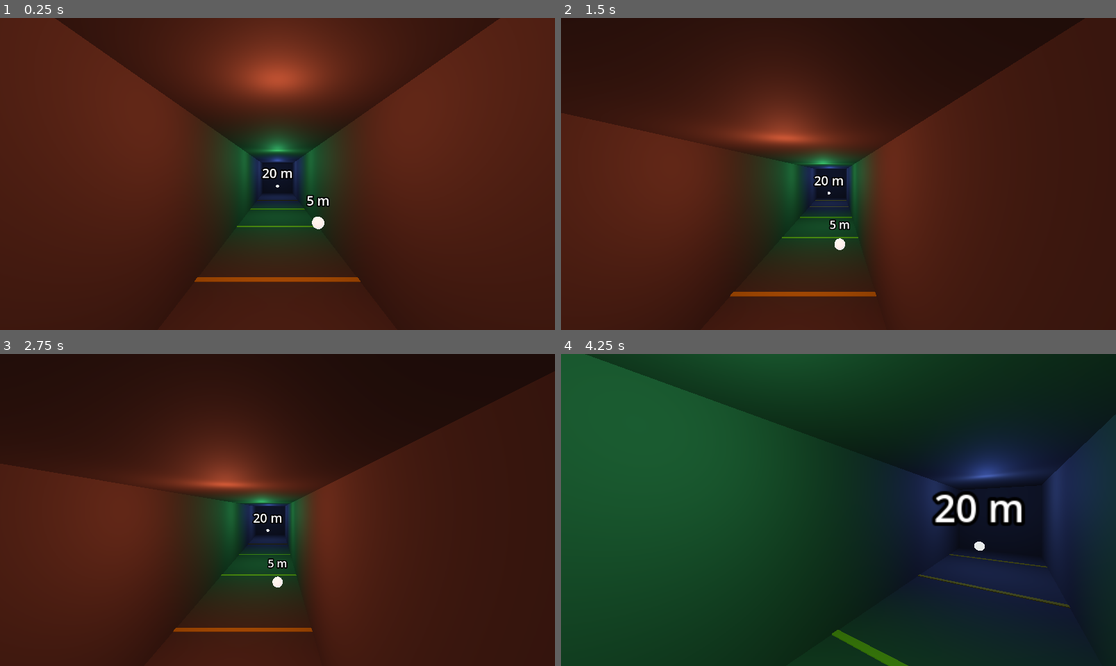
Above: before the commit, frames 1-4 (two rows, left to right).
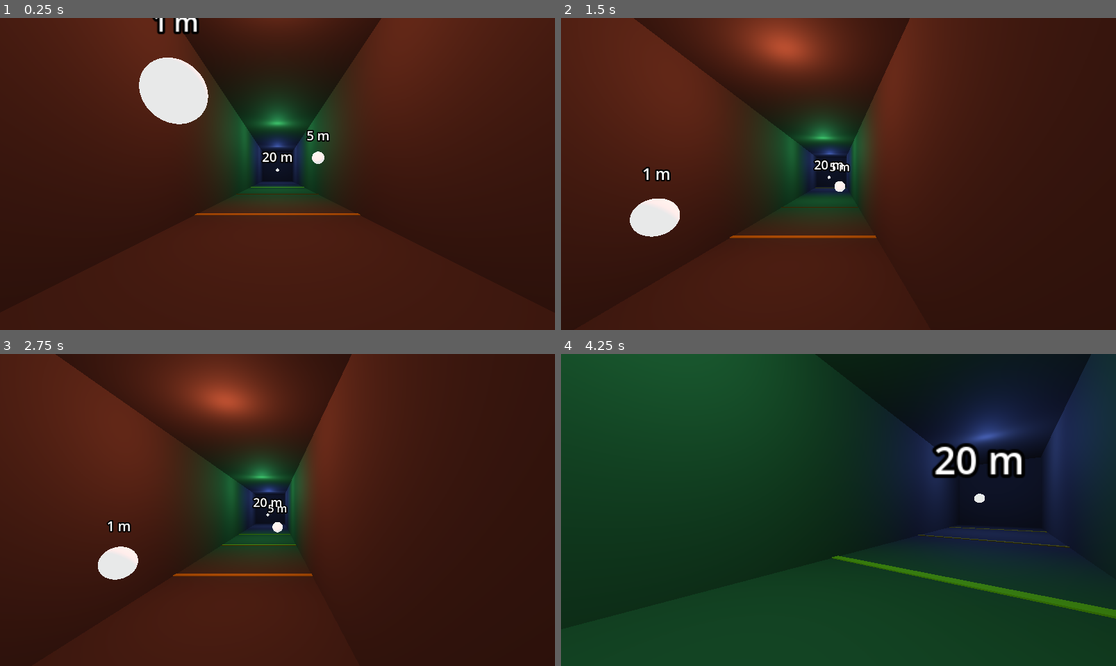
Above: after the commit, the same moments.

Repository: noless-zz/meltdown
Game: Godot game, scene res://main.tscn
Two runs of this game, one before a commit and one after it. Both use one fixed random seed, a clock stepped at 60 frames per second and the inputs below.
Inputs (mouse positions are in pixels of both pictures, inside the frame that each line leads up to):
- Up to frame 1 (0.25 s): no input
- Up to frame 2 (1.5 s): tap Enter at 0.5 s; move the mouse to (960, 158) at 0.52 s; hold D 0.53-1.28 s; tap R at 0.6 s; click (960, 158) at 0.67 s; tap Space at 0.77 s; move the mouse to (727, 189) at 1.27 s; hold S from 1.28 s (still down); tap E at 1.35 s
- Up to frame 3 (2.75 s): tap Space at 1.52 s; move the mouse to (333, 441) at 2.02 s; release S at 2.03 s; hold D from 2.03 s (still down); tap Shift at 2.1 s
- Up to frame 4 (4.25 s): move the mouse to (810, 572) at 2.77 s; release D at 2.78 s; hold W 2.78-3.53 s; tap Z at 2.85 s; click (810, 572) at 2.92 s; tap Space at 3.02, 3.77 s; move the mouse to (1005, 556) at 3.52 s; hold Left from 3.53 s (still down); tap F at 3.6 s

The runs differ from the first frame. In frame 1, 29% of the frame differs, in the area x 9-91%, y 0-85%; in frame 2, 33%; in frame 3, 35%, in the area x 0-94%, y 0-91%; in frame 4, 29%.

Commit message:
Put the eye point at the ship's centre so the view cannot cut a wall (#102)
The rig origin sat at the ship's centre but the headset is tracked from the
floor, so the eyes were 1.1 to 1.7 m above it, outside the 1 m collision
sphere, and reached a wall before the ship did. An offset between the ship's
pose and the tracked space now maps the head at the recentre moment to the
rig origin. It is taken only when the XR session begins, on the runtime's
recentre event, on reset-to-start and once in flat mode, never during flight
(CMF-8). HEAD_REACH is tested against the ship radius and the near plane.

Co-Authored-By: Claude Opus 5.5 <noreply@anthropic.com>
Claude-Session: https://claude.ai/code/session_01Hhhk3y19VkpcFyhiH4NzNq

Diff:
--- a/game/main.gd
+++ b/game/main.gd
@@ -46,6 +46,8 @@
 var reset_hold: ResetHold = ResetHold.new()
 ## The black quad under the camera, added by `attach_fade_overlay`.
 var fade_overlay: FadeOverlay = null
+## Keeps the eye point at the ship's centre, inside its collision sphere (#102).
+var head_recentre: HeadRecentre = HeadRecentre.new()
 
 ## True from the frame an input that must fly exactly once (a snap, or the
 ## reset) is set until a tick has flown it. A frame at 90 Hz runs no tick
@@ -68,8 +70,10 @@
 			openxr.session_focussed.connect(on_session_focussed)
 			openxr.session_loss_pending.connect(on_session_loss_pending)
 			openxr.session_stopping.connect(on_session_stopping)
+			openxr.pose_recentered.connect(head_recentre.request)
 		print("Meltdown: OpenXR session active")
 	else:
+		head_recentre.request()
 		print("Meltdown: running flat (no OpenXR session)")
 	var args: PackedStringArray = OS.get_cmdline_args() + OS.get_cmdline_user_args()
 	set_comfort_preset(ComfortPresetFiles.number_from_args(args))
@@ -189,6 +193,7 @@
 	var flown: ShipInput = ComfortInputFilter.copy_input(input_source.latest_input())
 	if flown.reset_to_start:
 		reset_hold.reset_flown()
+		head_recentre.request()
 		input_source.set_input(ShipInput.new())
 		return
 	if comfort_preset.pitch_mode == ComfortPreset.PitchMode.SNAP:
@@ -213,14 +218,18 @@
 		camera.add_child(fade_overlay)
 
 
-## Puts the rig at the ship's pose for this frame. The headset camera and
-## controllers are tracked relative to the rig, so they ride along.
+## Puts the rig at the ship's pose for this frame, offset so the head sits at
+## the ship's centre. The headset camera and controllers are tracked relative
+## to the rig, so they ride along. A requested recentre takes the head pose here.
 func place_rig() -> void:
 	var rig: Node3D = get_node_or_null("XRRig") as Node3D
 	if rig == null:
 		return
-	rig.transform = interpolated_pose(session.previous_ship(), session.current_ship(),
-		session.interpolation_fraction, snap_show_angle())
+	var camera: Node3D = rig.get_node_or_null("Camera") as Node3D
+	if camera != null:
+		head_recentre.update(camera.transform, _xr_running)
+	rig.transform = head_recentre.rig_transform(interpolated_pose(session.previous_ship(),
+		session.current_ship(), session.interpolation_fraction, snap_show_angle()))
 
 
 ## Radians a tick must turn to be shown as a snap: half a snap while the
@@ -250,6 +259,7 @@
 func _on_session_begun(openxr: OpenXRInterface) -> void:
 	_session_begun = true
 	_xr_running = true
+	head_recentre.request()
 	# PRF-1: 90 Hz by default when the headset offers it.
 	var rates: Array = openxr.get_available_display_refresh_rates()
 	if rates.has(TARGET_REFRESH_RATE):
--- /dev/null
+++ b/game/tests/test_head_recentre.gd
@@ -0,0 +1,165 @@
+extends RefCounted
+
+## The eye point at the ship's centre, so the view cannot reach a wall before
+## the ship does (#102): CMF-8, CMF-11, FLT-3, ARC-3. The main-scene tests run
+## flat, with the camera's local transform standing in for the tracked head.
+
+const FRAME: float = 1.0 / 90.0
+const SEATED_HEAD: Vector3 = Vector3(0.0, 1.6, 0.0)
+const SHIP_TUNING_PATH: String = "res://data/ships/default_ship.json"
+
+
+func _main() -> Node:
+	var scene: PackedScene = load("res://main.tscn") as PackedScene
+	return scene.instantiate() if scene != null else null
+
+
+static func _camera(main: Node) -> Node3D:
+	return main.get_node("XRRig/Camera") as Node3D
+
+
+## The camera's world transform, worked out by hand: the scene is not in a tree.
+static func _camera_global(main: Node) -> Transform3D:
+	return (main.get_node("XRRig") as Node3D).transform * _camera(main).transform
+
+
+static func _ship_pose(main: Node) -> Transform3D:
+	var session: LocalSession = main.get("session") as LocalSession
+	return main.call("interpolated_pose", session.previous_ship(), session.current_ship(),
+		session.interpolation_fraction) as Transform3D
+
+
+## Flies forward while turning, so the ship is away from the start and rotated.
+static func _fly(main: Node, frames: int) -> void:
+	(main.get("input_source") as LatestInputSource).set_input(
+		ShipInput.new(Vector3i(0, 0, -1000), Vector3i(200, 400, 0)))
+	for i: int in frames:
+		main.call("advance_frame", FRAME)
+
+
+func test_head_reach_keeps_the_near_plane_inside_the_ship() -> String:
+	var tuning: ShipTuning = LocalSession.load_tuning(SHIP_TUNING_PATH)
+	var rig: Node = (load("res://xr/xr_rig.tscn") as PackedScene).instantiate()
+	var camera: Camera3D = rig.get_node_or_null("Camera") as Camera3D
+	var near: float = camera.near if camera != null else -1.0
+	rig.free()
+	if tuning == null:
+		return "the shipped tuning file was rejected"
+	if near <= 0.0:
+		return "the rig scene has no camera with a near plane"
+	if not is_equal_approx(HeadRecentre.HEAD_REACH, 0.4):
+		return "HEAD_REACH is %f, not 0.4 m" % HeadRecentre.HEAD_REACH
+	if tuning.radius - HeadRecentre.HEAD_REACH < 2.0 * near:
+		return "radius %f minus reach %f leaves less than twice the near plane %f" \
+			% [tuning.radius, HeadRecentre.HEAD_REACH, near]
+	return ""
+
+
+func test_the_offset_takes_the_head_to_the_origin_facing_forward() -> String:
+	var tilt: Basis = Basis(Vector3.RIGHT, 0.2)
+	var head: Transform3D = Transform3D(Basis(Vector3.UP, 0.7) * tilt, Vector3(0.1, 1.6, 0.3))
+	var seen: Transform3D = HeadRecentre.offset_for(head) * head
+	if seen.origin.length() > 1.0e-5:
+		return "the head ends at %s, not the origin" % seen.origin
+	if not seen.basis.is_equal_approx(tilt):
+		return "the head's basis is %s; only its tilt should remain" % seen.basis
+	return ""
+
+
+func test_looking_straight_up_has_no_heading() -> String:
+	var heading: float = HeadRecentre.heading(Basis(Vector3.RIGHT, PI / 2.0))
+	if heading != 0.0:
+		return "straight up gave heading %f" % heading
+	return ""
+
+
+func test_nothing_recentres_until_asked() -> String:
+	var recentre: HeadRecentre = HeadRecentre.new()
+	var moved: bool = recentre.update(Transform3D(Basis(), SEATED_HEAD), false)
+	if moved or recentre.offset != Transform3D.IDENTITY:
+		return "an unrequested update recentred"
+	return ""
+
+
+func test_in_xr_it_waits_for_a_tracked_head() -> String:
+	var recentre: HeadRecentre = HeadRecentre.new()
+	recentre.request()
+	# Headless CI has no head tracker, like the first frames of a session.
+	var moved: bool = recentre.update(Transform3D(Basis(), SEATED_HEAD), true)
+	if moved or not recentre.pending or recentre.offset != Transform3D.IDENTITY:
+		return "recentred on an untracked head"
+	if not recentre.update(Transform3D(Basis(), SEATED_HEAD), false) or recentre.pending:
+		return "the flat camera did not take the pending recentre"
+	return ""
+
+
+func test_flat_recentre_puts_the_camera_at_the_ship_centre() -> String:
+	var main: Node = _main()
+	_fly(main, 45)
+	_camera(main).transform = Transform3D(Basis(), SEATED_HEAD)
+	var session: LocalSession = main.get("session") as LocalSession
+	var hash_before: int = session.sim.state_hash()
+	(main.get("head_recentre") as HeadRecentre).request()
+	main.call("place_rig")
+	var hash_after: int = session.sim.state_hash()
+	var camera_at: Vector3 = _camera_global(main).origin
+	var ship_at: Vector3 = _ship_pose(main).origin
+	main.free()
+	if ship_at.length() < 1.0:
+		return "the ship did not leave the start"
+	if camera_at.distance_to(ship_at) > 0.01:
+		return "camera at %s, ship at %s" % [camera_at, ship_at]
+	if hash_before != hash_after:
+		return "the recentre changed the simulation"
+	return ""
+
+
+func test_the_view_follows_the_ship_without_recentring_again() -> String:
+	var main: Node = _main()
+	_camera(main).transform = Transform3D(Basis(), SEATED_HEAD)
+	var recentre: HeadRecentre = main.get("head_recentre") as HeadRecentre
+	recentre.request()
+	main.call("place_rig")
+	var offset: Transform3D = recentre.offset
+	# The player leans; flight must carry the lean, not take it away.
+	var lean: Vector3 = Vector3(0.3, -0.1, 0.0)
+	_camera(main).transform = Transform3D(Basis(), SEATED_HEAD + lean)
+	_fly(main, 90)
+	var camera_at: Vector3 = _camera_global(main).origin
+	var expected: Vector3 = _ship_pose(main) * lean
+	main.free()
+	if recentre.offset != offset:
+		return "flying changed the recentre offset"
+	if camera_at.distance_to(expected) > 0.01:
+		return "leaning camera at %s, expected %s" % [camera_at, expected]
+	return ""
+
+
+func test_reset_to_start_recentres() -> String:
+	var main: Node = _main()
+	_camera(main).transform = Transform3D(Basis(), SEATED_HEAD)
+	(main.get("head_recentre") as HeadRecentre).request()
+	main.call("place_rig")
+	# The player has shifted in the seat by the time they reset.
+	_camera(main).transform = Transform3D(Basis(Vector3.UP, 0.5), Vector3(0.2, 1.4, 0.1))
+	var values: Dictionary = ControllerSampler.idle_values()
+	values["buttons"] = {"left_stick_click": true, "right_stick_click": true}
+	var hold: ResetHold = main.get("reset_hold") as ResetHold
+	var frames: int = 0
+	while not hold.reset_due() and frames < 600:
+		main.call("apply_controls", values)
+		main.call("advance_frame", FRAME)
+		frames += 1
+	for i: int in 3:
+		main.call("apply_controls", values)
+		main.call("advance_frame", FRAME)
+	var camera: Transform3D = _camera_global(main)
+	var ship: Transform3D = _ship_pose(main)
+	main.free()
+	if frames >= 600:
+		return "the reset never came due"
+	if camera.origin.distance_to(ship.origin) > 0.01:
+		return "after the reset the camera is at %s, the ship at %s" % [camera.origin, ship.origin]
+	if absf(HeadRecentre.heading(ship.basis.inverse() * camera.basis)) > 1.0e-3:
+		return "after the reset the view does not face the ship's forward"
+	return ""
--- /dev/null
+++ b/game/xr/head_recentre.gd
@@ -0,0 +1,84 @@
+class_name HeadRecentre
+extends RefCounted
+
+## Puts the player's eye point at the ship's centre (#102, CMF-11).
+##
+## The headset is tracked from the floor, so with the rig origin at the ship's
+## centre the eyes sat 1.1 to 1.7 m above it: outside the ship's 1 m collision
+## sphere, where they reached a wall before the ship did. The fix is an offset
+## between the ship's pose and the tracked space, `rig = ship * offset`, that
+## maps the head's position (and heading) at the recentre moment to the rig
+## origin. An offset was chosen over `XRServer.center_on_hmd()` because it
+## works the same for the flat fallback camera, can be tested without a
+## runtime, and leaves XRServer's reference frame alone.
+##
+## A recentre moves the view, so it happens only when asked for: when the XR
+## session begins (or the flat scene starts), on the runtime's recentre event,
+## and on reset-to-start under the fade. Never on its own during flight (CMF-8).
+## Only this player's view moves; the ship is not touched (ARC-3).
+
+## How far a seated player leans from the recentred point, in metres. The ship
+## radius minus this must leave room for the camera's near plane, or a wall
+## the ship touches could be cut by the view.
+const HEAD_REACH: float = 0.4
+## The head tracker Godot's XRCamera3D follows.
+const HEAD_TRACKER: StringName = &"head"
+
+## Tracked space relative to the ship's pose; identity until the first recentre.
+var offset: Transform3D = Transform3D.IDENTITY
+## True from a request until a head pose has been taken.
+var pending: bool = false
+
+
+## Asks for a recentre on the next frame that has a head pose.
+func request() -> void:
+	pending = true
+
+
+## Takes the head pose and clears the request, if one is pending and the pose
+## can be trusted: always for the flat camera, only once the headset is
+## tracked during an XR session (the first frames after it begins may have
+## no pose yet). Returns true when it recentred.
+func update(head: Transform3D, xr_running: bool) -> bool:
+	if not pending:
+		return false
+	if xr_running and not head_tracked():
+		return false
+	apply(head)
+	return true
+
+
+## Makes `head` (in tracked space) the eye point at the rig origin.
+func apply(head: Transform3D) -> void:
+	offset = offset_for(head)
+	pending = false
+
+
+## The rig's transform for a ship at `ship_pose`.
+func rig_transform(ship_pose: Transform3D) -> Transform3D:
+	return ship_pose * offset
+
+
+## The inverse of the head's position and heading. Tilt is kept, like
+## `XRServer.RESET_BUT_KEEP_TILT`: the real horizon stays level for the
+## inner ear; only which way is forward and where the eyes are change.
+static func offset_for(head: Transform3D) -> Transform3D:
+	return Transform3D(Basis(Vector3.UP, heading(head.basis)), head.origin).affine_inverse()
+
+
+## Radians about +Y from -Z to where `basis` looks, flattened to the floor.
+## Looking straight up or down has no heading; 0 then.
+static func heading(basis: Basis) -> float:
+	var forward: Vector3 = -basis.z
+	if Vector2(forward.x, forward.z).length() < 1.0e-4:
+		return 0.0
+	return atan2(-forward.x, -forward.z)
+
+
+## True while the runtime reports a tracked head pose.
+static func head_tracked() -> bool:
+	var tracker: XRPositionalTracker = XRServer.get_tracker(HEAD_TRACKER) as XRPositionalTracker
+	if tracker == null:
+		return false
+	var pose: XRPose = tracker.get_pose(&"default")
+	return pose != null and pose.has_tracking_data
Not shown, added: game/tests/test_head_recentre.gd.uid
Not shown, added: game/xr/head_recentre.gd.uid
Not shown, added: docs/devlog/2026-11-15-2131-builder-issue-102.md
